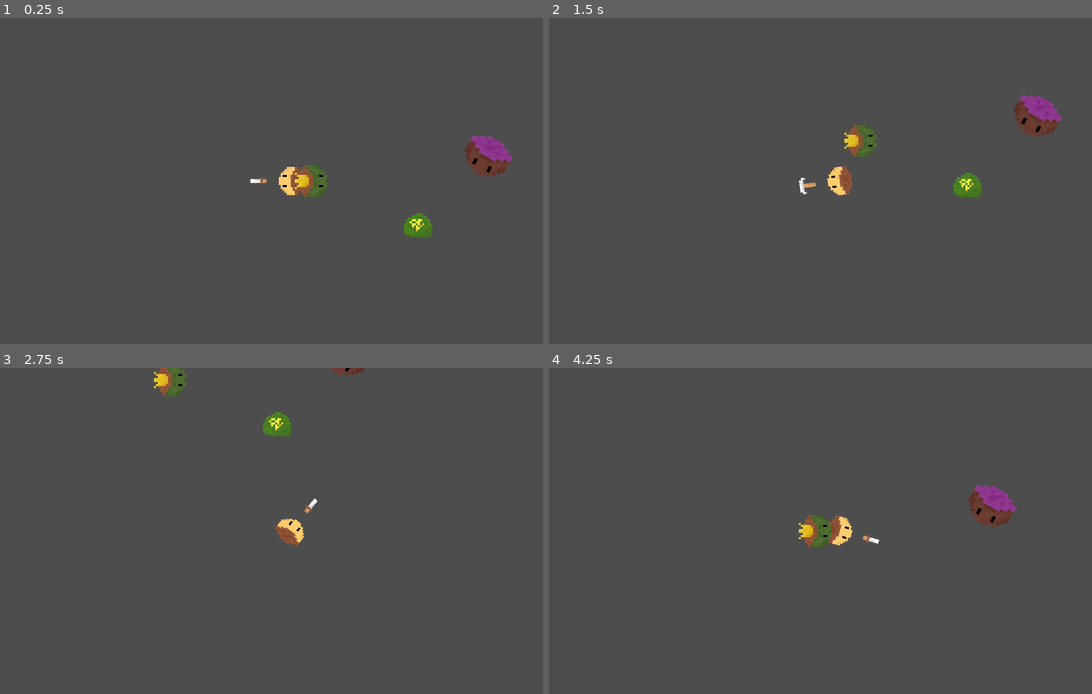
Above: before the commit, frames 1-4 (two rows, left to right).
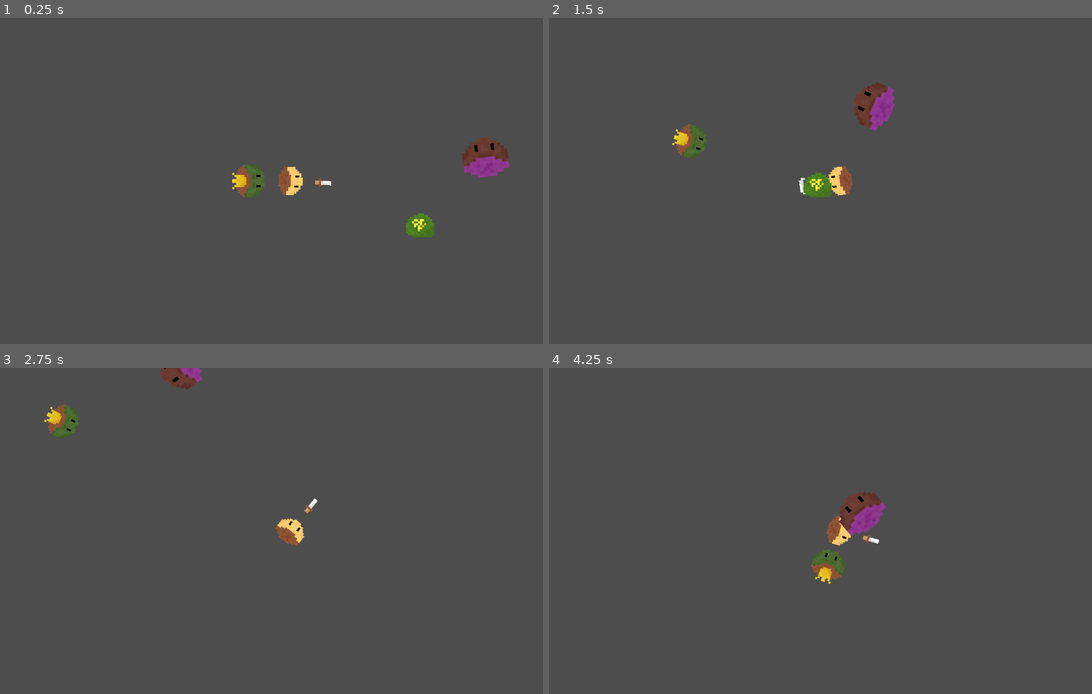
Above: after the commit, the same moments.

Repository: Auseawesome/a-gneiss-expedition
Game: Godot game, scene res://Scenes/Test.tscn
The game is run twice, just before and just after one commit, with the same random seed, the same clock (stepped at 60 frames per second) and the same inputs. This scene is started directly instead of the project's main scene.
Inputs (mouse positions are in pixels of both pictures, inside the frame that each line leads up to):
- Up to frame 1 (0.25 s): no input
- Up to frame 2 (1.5 s): move the mouse to (967, 164) at 0.52 s; hold Right (ui_right) 0.53-1.28 s; hold 1 0.53-1.28 s; click (967, 164) at 0.67 s; move the mouse to (722, 197) at 1.27 s; hold Down (ui_down) from 1.28 s (still down); tap 2 at 1.35 s
- Up to frame 3 (2.75 s): move the mouse to (347, 459) at 2.02 s; release Down (ui_down) at 2.03 s; hold Right (ui_right) from 2.03 s (still down); hold 1 from 2.03 s (still down)
- Up to frame 4 (4.25 s): move the mouse to (809, 596) at 2.77 s; release Right (ui_right) at 2.78 s; release 1 at 2.78 s; hold Up (ui_up) 2.78-3.53 s; tap 2 at 2.85 s; click (809, 596) at 2.92 s; move the mouse to (1015, 579) at 3.52 s; hold Left (ui_left) from 3.53 s (still down); hold 1 from 3.53 s (still down)

The runs differ from the first frame. In frame 1, 2.0% of the frame differs, in the area x 42-95%, y 35-68%; in frame 2, 3.1%, in the area x 22-95%, y 19-56%; in frame 3, 1.4%; in frame 4, 2.5%.
Error before the commit: Invalid assignment of property or key 'player' with value of type 'CharacterBody2D (Player)' on a base object of type 'Nil'. (res://Scripts/player.gd:25)

Commit message:
Fix sorcerer dying in one hit

Diff:
--- a/Scenes/Player.tscn
+++ b/Scenes/Player.tscn
@@ -15,7 +15,6 @@
 
 [node name="Player" type="CharacterBody2D" unique_id=1355926605]
 script = ExtResource("1_kyqiw")
-metadata/_custom_type_script = "uid://doxmxuj04r2cr"
 
 [node name="Sprite2D" type="Sprite2D" parent="." unique_id=1247923362]
 rotation = -1.5707964
--- a/Scripts/Sorcerer.gd
+++ b/Scripts/Sorcerer.gd
@@ -13,6 +13,8 @@
 	acceleration = 1
 	max_health = 250
 	bounce_acceleration = 100
+
+	current_health = max_health
 
 # This function must be connected to your Timer's 'timeout' signal!
 func _on_timer_timeout() -> void:
--- a/global_data.gd
+++ b/global_data.gd
@@ -1,6 +1,6 @@
 extends Node
 
-var player: Player;
+var player: Player
 var coins:=0:
 	set(value):
 		coins = value
--- a/project.godot
+++ b/project.godot
@@ -17,7 +17,7 @@
 
 [autoload]
 
-GlobalData="*uid://dhqrlghrvcruu"
+GlobalData="*uid://dygufarr5ulyo"
 
 [display]
 
Not shown: 1 places in Scenes/Player.tscn that only renumber resources
Not shown, added: Scripts/Blast.gd.uid
Not shown, added: Scripts/Sorcerer.gd.uid
Not shown, added: Scripts/bad_plant.gd.uid
Not shown, added: Scripts/boss_heal.gd.uid
Not shown, added: Scripts/chest.gd.uid
Not shown, added: Scripts/coins.gd.uid
Not shown, added: Scripts/goblin.gd.uid
Not shown, added: Scripts/good_plant.gd.uid
Not shown, added: Scripts/health_potion.gd.uid
Not shown, added: Scripts/king_goblin.gd.uid
Not shown, added: Scripts/sheild.gd.uid
(and 6 more such lines)
